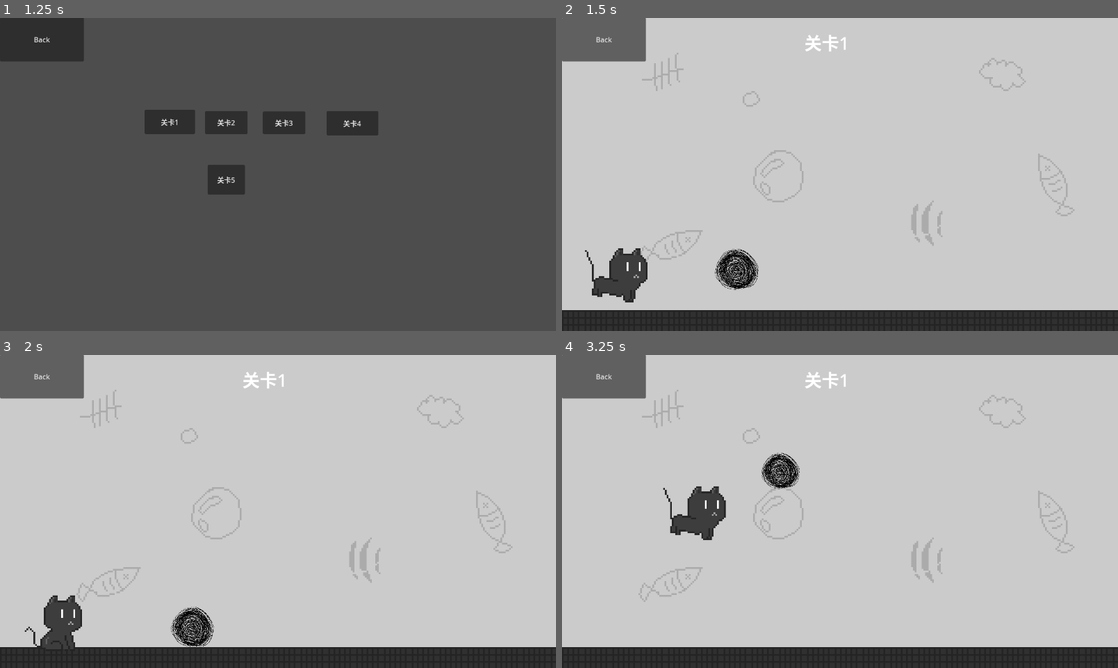
Above: before the commit, frames 1-4 (two rows, left to right).
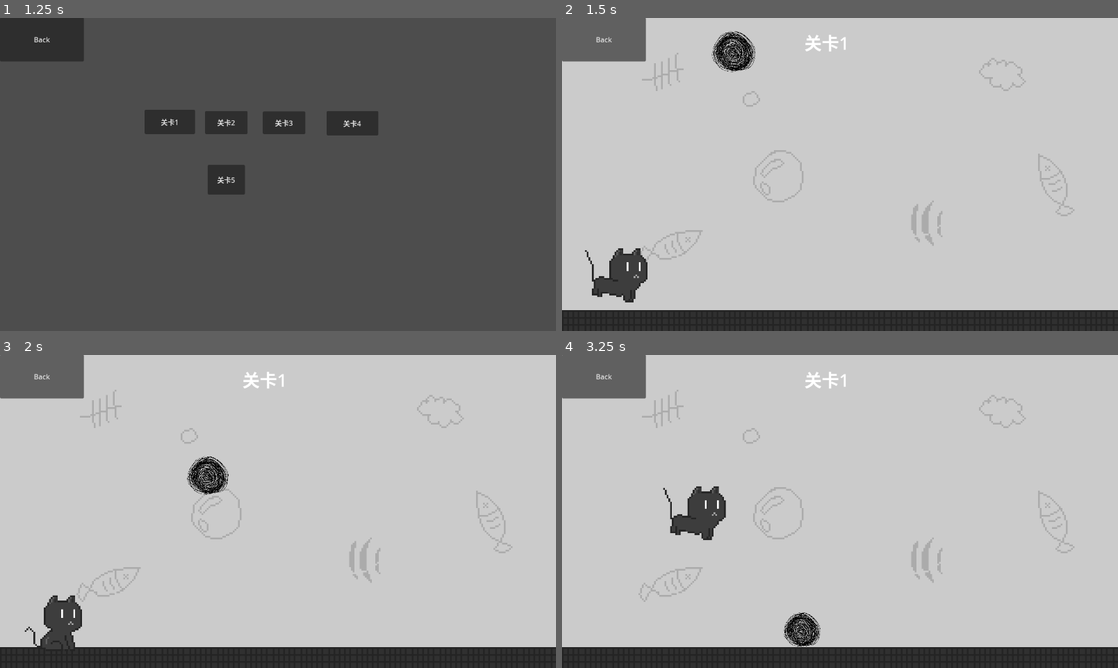
Above: after the commit, the same moments.

Repository: lzcm729/cat-and-string-ball
Game: Godot game, scene res://GUI/start_menu.tscn
Same seed, same stepped clock (60 frames per second), same inputs: the game is played once before the commit and once after it.
Inputs:
- Up to frame 1 (1.25 s): click "Play" at 0.5 s
- Up to frame 2 (1.5 s): click "关卡1" at 1.25 s
- Up to frame 3 (2 s): no input
- Up to frame 4 (3.25 s): tap Enter (ui_accept) at 2, 2.27, 3.02 s; hold Right (ui_right) from 2.03 s (still down); tap G (drop_ball, bound only after the commit) at 2.1, 3.05 s; tap T (pickup_ball, bound only after the commit) at 2.3, 2.85 s

Frame 1 is identical in both runs. In frame 2, 1.4% of the frame differs, in the area x 26-36%, y 4-87%; in frame 3, 1.3%; in frame 4, 1.1%.

Commit message:
猫叼着球跑

Diff:
--- a/GUI/main_control.gd
+++ b/GUI/main_control.gd
@@ -13,3 +13,12 @@
 # Called every frame. 'delta' is the elapsed time since the previous frame.
 func _process(delta):
 	pass
+
+
+# TEST
+#func _input(event):
+	#if event is InputEventKey and event.pressed:
+		#if event.keycode == KEY_T:
+			#$"../StringBall".BePicked($"../Cat")
+		#if event.keycode == KEY_G:
+			#$"../StringBall".BeDropped()
--- a/Levels/level_1.tscn
+++ b/Levels/level_1.tscn
@@ -18,7 +18,7 @@
 format = 2
 
 [node name="StringBall" parent="." instance=ExtResource("5_dgxty")]
-position = Vector2(374, 564)
+position = Vector2(367, 63)
 
 [node name="Cat" parent="." instance=ExtResource("3_l3wy6")]
 position = Vector2(128, 576)
--- a/StringBall/StringBall.gd
+++ b/StringBall/StringBall.gd
@@ -7,7 +7,7 @@
 var initial_hp = 100.
 var broken_ratio = 0.3
 
-var is_free_moving = true
+var cat_ref : Node2D
 
 @onready var current_hp = initial_hp
 @onready var recorded_position = position
@@ -64,28 +64,24 @@
 
 # INTERFACE
 # 被叼起来 返回此时球相较于初始值的比例
-func BePicked() -> float:
+func BePicked(cat:Node2D) -> float:
+	cat_ref = cat
 	set_sleeping(true)
-	hide()
+	#hide()
 	return current_hp / initial_hp
 
 
 # INTERFACE
 # 被扔下
-func BeDropped(pos:Vector2):
+func BeDropped():
+	if not cat_ref: return
+	var pos = cat_ref.position
 	PhysicsServer2D.body_set_state(
 		self.get_rid(),
 		PhysicsServer2D.BODY_STATE_TRANSFORM,
 		Transform2D.IDENTITY.translated(pos)
 	)
 	set_sleeping(false)
-	await get_tree().process_frame
-	show()
-
-
-func _input(event):
-	if event is InputEventKey and event.pressed:
-		if event.keycode == KEY_T:
-			BePicked()
-		if event.keycode == KEY_G:
-			BeDropped(Vector2(500, 250))
+	cat_ref = null
+	#await get_tree().process_frame
+	#show()
--- a/cat/cat.gd
+++ b/cat/cat.gd
@@ -11,6 +11,8 @@
 
 #记录猫的朝向
 var is_left = false
+
+var ball_ref : Node2D
 
 func _physics_process(delta):
 	#如果在空中，那么就下坠
@@ -59,4 +61,16 @@
 				body.Hit(Vector2(10000, 0))  # 调用物体的 Hit 方法，施加力量向量 (10000, 0)
 		#set_collision_layer_value(2, false)
 
+	if Input.is_action_just_pressed("pickup_ball"):
+		for body in cat_area.get_overlapping_bodies():
+			if body.has_method("BePicked"):
+				body.BePicked(self)
+				ball_ref = body
+
+	if Input.is_action_just_pressed("drop_ball"):
+		if ball_ref:
+			ball_ref.BeDropped()
+			ball_ref = null
+
+
 	move_and_slide()
--- a/cat/cat.tscn
+++ b/cat/cat.tscn
@@ -3,152 +3,72 @@
 [ext_resource type="Script" path="res://cat/cat.gd" id="1_6rb40"]
 [ext_resource type="Texture2D" uid="uid://bvd1v3llm4gn3" path="res://UI/cat.png" id="2_oathd"]
 
+[sub_resource type="Animation" id="Animation_2hibm"]
+resource_name = "AttackLeft"
+length = 0.5
+tracks/0/type = "value"
+tracks/0/imported = false
+tracks/0/enabled = true
+tracks/0/path = NodePath("Sprite2D:frame")
+tracks/0/interp = 1
+tracks/0/loop_wrap = true
+tracks/0/keys = {
+"times": PackedFloat32Array(0, 0.1, 0.2, 0.3, 0.4),
+"transitions": PackedFloat32Array(1, 1, 1, 1, 1),
+"update": 1,
+"values": [32, 33, 34, 35, 36]
+}
+
+[sub_resource type="Animation" id="Animation_lm0sj"]
+resource_name = "AttackRight"
+length = 0.5
+tracks/0/type = "value"
+tracks/0/imported = false
+tracks/0/enabled = true
+tracks/0/path = NodePath("Sprite2D:frame")
+tracks/0/interp = 1
+tracks/0/loop_wrap = true
+tracks/0/keys = {
+"times": PackedFloat32Array(0, 0.1, 0.2, 0.3, 0.4),
+"transitions": PackedFloat32Array(1, 1, 1, 1, 1),
+"update": 1,
+"values": [12, 13, 14, 15, 16]
+}
+
+[sub_resource type="Animation" id="Animation_xuep6"]
+resource_name = "FallLeft"
+length = 0.1
+tracks/0/type = "value"
+tracks/0/imported = false
+tracks/0/enabled = true
+tracks/0/path = NodePath("Sprite2D:frame")
+tracks/0/interp = 1
+tracks/0/loop_wrap = true
+tracks/0/keys = {
+"times": PackedFloat32Array(0),
+"transitions": PackedFloat32Array(1),
+"update": 1,
+"values": [39]
+}
+
+[sub_resource type="Animation" id="Animation_tcosr"]
+resource_name = "FallRight"
+length = 0.1
+tracks/0/type = "value"
+tracks/0/imported = false
+tracks/0/enabled = true
+tracks/0/path = NodePath("Sprite2D:frame")
+tracks/0/interp = 1
+tracks/0/loop_wrap = true
+tracks/0/keys = {
+"times": PackedFloat32Array(0),
+"transitions": PackedFloat32Array(1),
+"update": 1,
+"values": [19]
+}
+
 [sub_resource type="Animation" id="Animation_w70qw"]
 resource_name = "Idle"
-
-[sub_resource type="Animation" id="Animation_j475e"]
-resource_name = "RunRight"
-length = 0.5
-tracks/0/type = "value"
-tracks/0/imported = false
-tracks/0/enabled = true
-tracks/0/path = NodePath("Sprite2D:frame")
-tracks/0/interp = 1
-tracks/0/loop_wrap = true
-tracks/0/keys = {
-"times": PackedFloat32Array(0, 0.1, 0.2, 0.3, 0.4),
-"transitions": PackedFloat32Array(1, 1, 1, 1, 1),
-"update": 1,
-"values": [7, 8, 9, 10, 11]
-}
-
-[sub_resource type="Animation" id="Animation_krk20"]
-resource_name = "RunLeft"
-length = 0.5
-loop_mode = 1
-tracks/0/type = "value"
-tracks/0/imported = false
-tracks/0/enabled = true
-tracks/0/path = NodePath("Sprite2D:frame")
-tracks/0/interp = 1
-tracks/0/loop_wrap = true
-tracks/0/keys = {
-"times": PackedFloat32Array(0, 0.1, 0.2, 0.3, 0.4),
-"transitions": PackedFloat32Array(1, 1, 1, 1, 1),
-"update": 1,
-"values": [27, 28, 29, 30, 31]
-}
-
-[sub_resource type="Animation" id="Animation_wr3en"]
-length = 0.001
-tracks/0/type = "value"
-tracks/0/imported = false
-tracks/0/enabled = true
-tracks/0/path = NodePath("Sprite2D:frame")
-tracks/0/interp = 1
-tracks/0/loop_wrap = true
-tracks/0/keys = {
-"times": PackedFloat32Array(0),
-"transitions": PackedFloat32Array(1),
-"update": 1,
-"values": [7]
-}
-
-[sub_resource type="Animation" id="Animation_2hibm"]
-resource_name = "AttackLeft"
-length = 0.5
-tracks/0/type = "value"
-tracks/0/imported = false
-tracks/0/enabled = true
-tracks/0/path = NodePath("Sprite2D:frame")
-tracks/0/interp = 1
-tracks/0/loop_wrap = true
-tracks/0/keys = {
-"times": PackedFloat32Array(0, 0.1, 0.2, 0.3, 0.4),
-"transitions": PackedFloat32Array(1, 1, 1, 1, 1),
-"update": 1,
-"values": [32, 33, 34, 35, 36]
-}
-
-[sub_resource type="Animation" id="Animation_lm0sj"]
-resource_name = "AttackRight"
-length = 0.5
-tracks/0/type = "value"
-tracks/0/imported = false
-tracks/0/enabled = true
-tracks/0/path = NodePath("Sprite2D:frame")
-tracks/0/interp = 1
-tracks/0/loop_wrap = true
-tracks/0/keys = {
-"times": PackedFloat32Array(0, 0.1, 0.2, 0.3, 0.4),
-"transitions": PackedFloat32Array(1, 1, 1, 1, 1),
-"update": 1,
-"values": [12, 13, 14, 15, 16]
-}
-
-[sub_resource type="Animation" id="Animation_fgu45"]
-resource_name = "JumpLeft"
-length = 0.1
-tracks/0/type = "value"
-tracks/0/imported = false
-tracks/0/enabled = true
-tracks/0/path = NodePath("Sprite2D:frame")
-tracks/0/interp = 1
-tracks/0/loop_wrap = true
-tracks/0/keys = {
-"times": PackedFloat32Array(0),
-"transitions": PackedFloat32Array(1),
-"update": 1,
-"values": [37]
-}
-
-[sub_resource type="Animation" id="Animation_h2f5l"]
-resource_name = "JumpRight"
-length = 0.1
-tracks/0/type = "value"
-tracks/0/imported = false
-tracks/0/enabled = true
-tracks/0/path = NodePath("Sprite2D:frame")
-tracks/0/interp = 1
-tracks/0/loop_wrap = true
-tracks/0/keys = {
-"times": PackedFloat32Array(0),
-"transitions": PackedFloat32Array(1),
-"update": 1,
-"values": [17]
-}
-
-[sub_resource type="Animation" id="Animation_xuep6"]
-resource_name = "FallLeft"
-length = 0.1
-tracks/0/type = "value"
-tracks/0/imported = false
-tracks/0/enabled = true
-tracks/0/path = NodePath("Sprite2D:frame")
-tracks/0/interp = 1
-tracks/0/loop_wrap = true
-tracks/0/keys = {
-"times": PackedFloat32Array(0),
-"transitions": PackedFloat32Array(1),
-"update": 1,
-"values": [39]
-}
-
-[sub_resource type="Animation" id="Animation_tcosr"]
-resource_name = "FallRight"
-length = 0.1
-tracks/0/type = "value"
-tracks/0/imported = false
-tracks/0/enabled = true
-tracks/0/path = NodePath("Sprite2D:frame")
-tracks/0/interp = 1
-tracks/0/loop_wrap = true
-tracks/0/keys = {
-"times": PackedFloat32Array(0),
-"transitions": PackedFloat32Array(1),
-"update": 1,
-"values": [19]
-}
 
 [sub_resource type="Animation" id="Animation_xka4b"]
 resource_name = "IdleLeft"
@@ -180,6 +100,86 @@
 "transitions": PackedFloat32Array(1, 1, 1, 1, 1, 1),
 "update": 1,
 "values": [0, 1, 2, 3, 4, 5]
+}
+
+[sub_resource type="Animation" id="Animation_fgu45"]
+resource_name = "JumpLeft"
+length = 0.1
+tracks/0/type = "value"
+tracks/0/imported = false
+tracks/0/enabled = true
+tracks/0/path = NodePath("Sprite2D:frame")
+tracks/0/interp = 1
+tracks/0/loop_wrap = true
+tracks/0/keys = {
+"times": PackedFloat32Array(0),
+"transitions": PackedFloat32Array(1),
+"update": 1,
+"values": [37]
+}
+
+[sub_resource type="Animation" id="Animation_h2f5l"]
+resource_name = "JumpRight"
+length = 0.1
+tracks/0/type = "value"
+tracks/0/imported = false
+tracks/0/enabled = true
+tracks/0/path = NodePath("Sprite2D:frame")
+tracks/0/interp = 1
+tracks/0/loop_wrap = true
+tracks/0/keys = {
+"times": PackedFloat32Array(0),
+"transitions": PackedFloat32Array(1),
+"update": 1,
+"values": [17]
+}
+
+[sub_resource type="Animation" id="Animation_wr3en"]
+length = 0.001
+tracks/0/type = "value"
+tracks/0/imported = false
+tracks/0/enabled = true
+tracks/0/path = NodePath("Sprite2D:frame")
+tracks/0/interp = 1
+tracks/0/loop_wrap = true
+tracks/0/keys = {
+"times": PackedFloat32Array(0),
+"transitions": PackedFloat32Array(1),
+"update": 1,
+"values": [7]
+}
+
+[sub_resource type="Animation" id="Animation_krk20"]
+resource_name = "RunLeft"
+length = 0.5
+loop_mode = 1
+tracks/0/type = "value"
+tracks/0/imported = false
+tracks/0/enabled = true
+tracks/0/path = NodePath("Sprite2D:frame")
+tracks/0/interp = 1
+tracks/0/loop_wrap = true
+tracks/0/keys = {
+"times": PackedFloat32Array(0, 0.1, 0.2, 0.3, 0.4),
+"transitions": PackedFloat32Array(1, 1, 1, 1, 1),
+"update": 1,
+"values": [27, 28, 29, 30, 31]
+}
+
+[sub_resource type="Animation" id="Animation_j475e"]
+resource_name = "RunRight"
+length = 0.5
+tracks/0/type = "value"
+tracks/0/imported = false
+tracks/0/enabled = true
+tracks/0/path = NodePath("Sprite2D:frame")
+tracks/0/interp = 1
+tracks/0/loop_wrap = true
+tracks/0/keys = {
+"times": PackedFloat32Array(0, 0.1, 0.2, 0.3, 0.4),
+"transitions": PackedFloat32Array(1, 1, 1, 1, 1),
+"update": 1,
+"values": [7, 8, 9, 10, 11]
 }
 
 [sub_resource type="AnimationLibrary" id="AnimationLibrary_xxpiv"]
--- a/project.godot
+++ b/project.godot
@@ -37,6 +37,16 @@
 , Object(InputEventJoypadButton,"resource_local_to_scene":false,"resource_name":"","device":-1,"button_index":10,"pressure":0.0,"pressed":false,"script":null)
 ]
 }
+pickup_ball={
+"deadzone": 0.5,
+"events": [Object(InputEventKey,"resource_local_to_scene":false,"resource_name":"","device":-1,"window_id":0,"alt_pressed":false,"shift_pressed":false,"ctrl_pressed":false,"meta_pressed":false,"pressed":false,"keycode":0,"physical_keycode":84,"key_label":0,"unicode":116,"echo":false,"script":null)
+]
+}
+drop_ball={
+"deadzone": 0.5,
+"events": [Object(InputEventKey,"resource_local_to_scene":false,"resource_name":"","device":-1,"window_id":0,"alt_pressed":false,"shift_pressed":false,"ctrl_pressed":false,"meta_pressed":false,"pressed":false,"keycode":0,"physical_keycode":71,"key_label":0,"unicode":103,"echo":false,"script":null)
+]
+}
 
 [physics]
 
